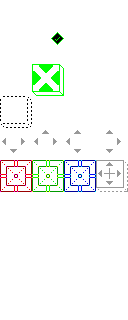
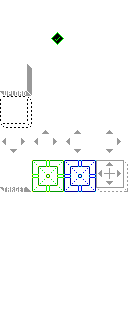
Revision of a layered 128px x 320px image; what changed, layer by layer:
added layer "Transparency" (50%) above "Layer" over <box>0,64,64,185</box>
painted on "Layer" over <box>0,64,64,192</box>
